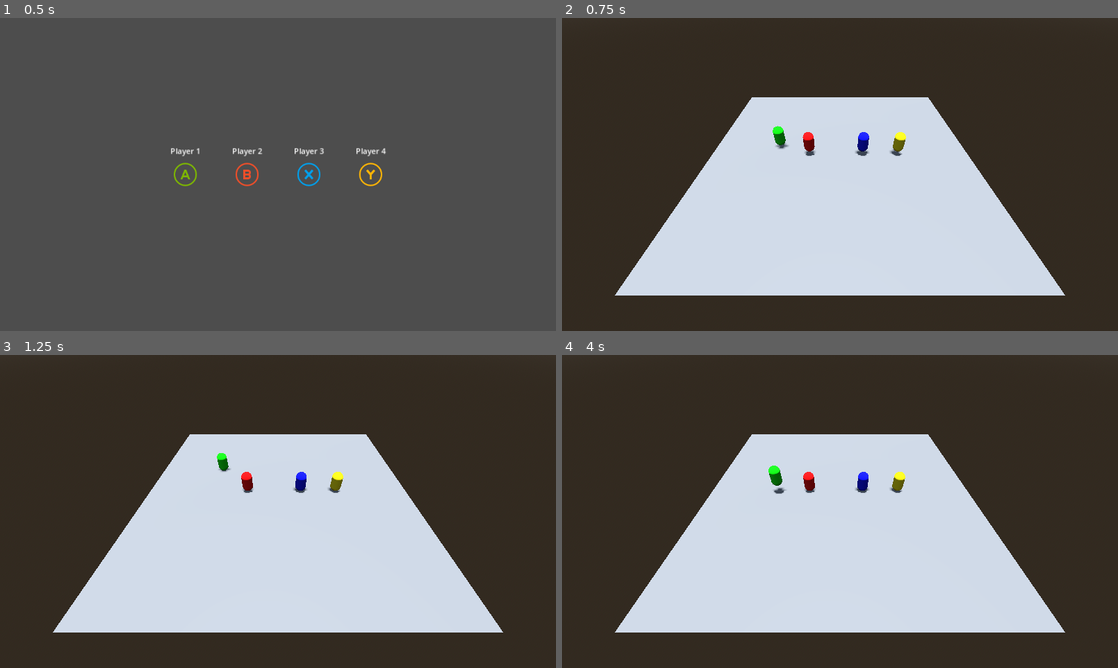
Above: before the commit, frames 1-4 (two rows, left to right).
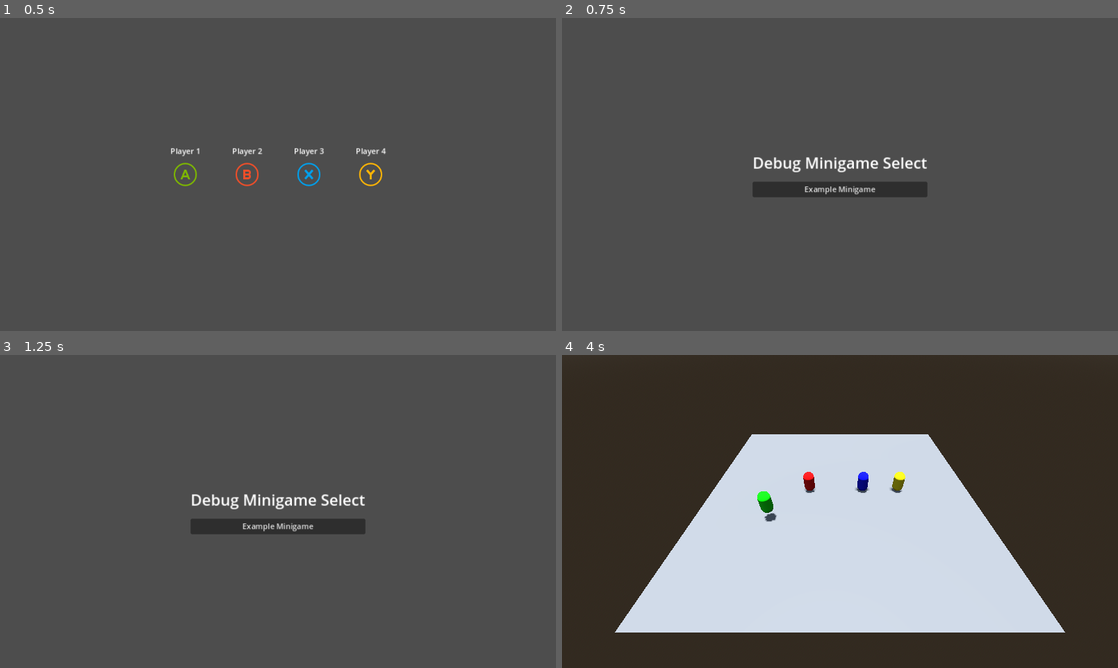
Above: after the commit, the same moments.

Repository: devlup-fsu/party-game
Game: Godot game, scene res://Core/Main/main.tscn
Two runs of this game, one before a commit and one after it. Both use one fixed random seed, a clock stepped at 60 frames per second and the inputs below.
Inputs (mouse positions are in pixels of both pictures, inside the frame that each line leads up to):
- Up to frame 1 (0.5 s): no input
- Up to frame 2 (0.75 s): tap Enter (core_submit) at 0.5, 0.6 s; move the mouse to (962, 158) at 0.52 s; hold W (core_player_up) from 0.53 s (still down); click (962, 158) at 0.67 s
- Up to frame 3 (1.25 s): keep holding W (core_player_up); tap Space (core_player_jump) at 0.77 s
- Up to frame 4 (4 s): release W (core_player_up) at 1.25 s; click (840, 527) at 1.25 s, where only the run after the commit has a clickable "Example Minigame"; tap Space (core_player_jump) at 2, 2.27, 3.77 s; move the mouse to (728, 527) at 2.02 s; hold S (core_player_down) 2.03-2.78 s; tap Enter (core_submit) at 2.1, 2.85, 3.5, 3.6 s; move the mouse to (895, 442) at 2.77 s; hold W (core_player_up) from 2.78 s (still down); move the mouse to (812, 574) at 3.52 s; click (812, 574) at 3.67 s

Frame 1 is identical in both runs. In frame 2, 100% of the frame differs, in the area x 0-100%, y 0-100%; in frame 3, 100%; in frame 4, 0.4%.

Commit message:
Add debug minigame select screen

Diff:
--- a/Core/Main/main.gd
+++ b/Core/Main/main.gd
@@ -1,10 +1,13 @@
+class_name Main
 extends Node
 
 @onready var _player_select_screen_scene: PackedScene = load("res://Core/Controls/player_select_screen.tscn")
+@onready var _debug_select_screen_scene: PackedScene = load("res://Core/Minigames/DebugSelectScreen/debug_select_screen.tscn")
 
 @onready var _all_minigames: Array[Minigame] = get_all_minigames()
 
 var _player_select_screen: PlayerSelectScreen = null
+var _debug_select_screen: DebugSelectScreen = null
 var _current_minigame: Minigame = null
 var _current_minigame_scene: Node = null
 
@@ -18,11 +21,20 @@
 		_player_select_screen.queue_free()
 		_player_select_screen = null
 
-		# TODO: Open game board instead
-		if _all_minigames.size() > 0:
-			_current_minigame = _all_minigames[0]
-			_current_minigame_scene = _current_minigame.scene.instantiate()
-			add_child(_current_minigame_scene)
+		_debug_select_screen = _debug_select_screen_scene.instantiate()
+		add_child(_debug_select_screen)
+		_debug_select_screen.initialize(_all_minigames)
+		_debug_select_screen.load_minigame.connect(_on_debug_select_screen_load_minigame)
+
+
+func _on_debug_select_screen_load_minigame(minigame: Minigame) -> void:
+	if _debug_select_screen != null:
+		_debug_select_screen.queue_free()
+		_debug_select_screen = null
+
+		_current_minigame = minigame
+		_current_minigame_scene = minigame.scene.instantiate()
+		add_child(_current_minigame_scene)
 
 
 func get_all_minigames() -> Array[Minigame]:
--- /dev/null
+++ b/Core/Minigames/DebugSelectScreen/debug_select_screen.gd
@@ -0,0 +1,17 @@
+class_name DebugSelectScreen
+extends Control
+
+
+signal load_minigame(minigame: Minigame)
+
+
+func initialize(minigames: Array[Minigame]) -> void:
+	for minigame in minigames:
+		var button = Button.new()
+		add_child(button)
+		button.text = minigame.name
+		button.pressed.connect(_on_button_pressed.bind(minigame))
+
+
+func _on_button_pressed(minigame: Minigame):
+	load_minigame.emit(minigame)
--- /dev/null
+++ b/Core/Minigames/DebugSelectScreen/debug_select_screen.tscn
@@ -0,0 +1,24 @@
+[gd_scene load_steps=2 format=3 uid="uid://2hwem2y0sme7"]
+
+[ext_resource type="Script" path="res://Core/Minigames/DebugSelectScreen/debug_select_screen.gd" id="1_tt6gj"]
+
+[node name="DebugSelectScreen" type="VBoxContainer"]
+anchors_preset = 8
+anchor_left = 0.5
+anchor_top = 0.5
+anchor_right = 0.5
+anchor_bottom = 0.5
+offset_left = -90.5
+offset_top = -17.5
+offset_right = 90.5
+offset_bottom = 17.5
+grow_horizontal = 2
+grow_vertical = 2
+theme_override_constants/separation = 16
+script = ExtResource("1_tt6gj")
+
+[node name="Label" type="Label" parent="."]
+layout_mode = 2
+theme_override_font_sizes/font_size = 32
+text = "Debug Minigame Select"
+horizontal_alignment = 1
